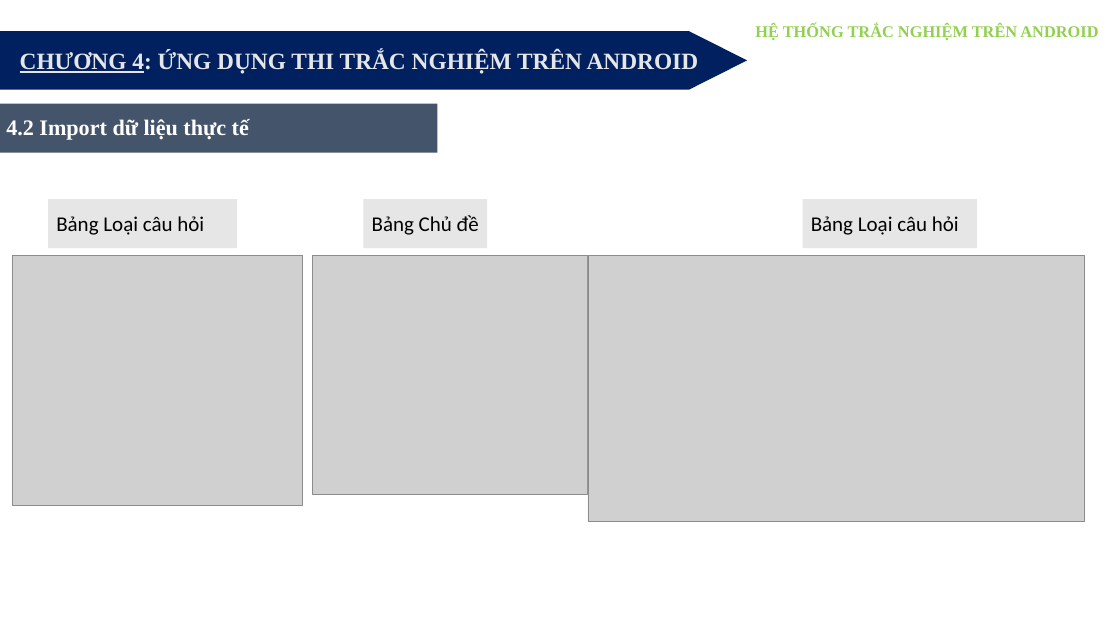
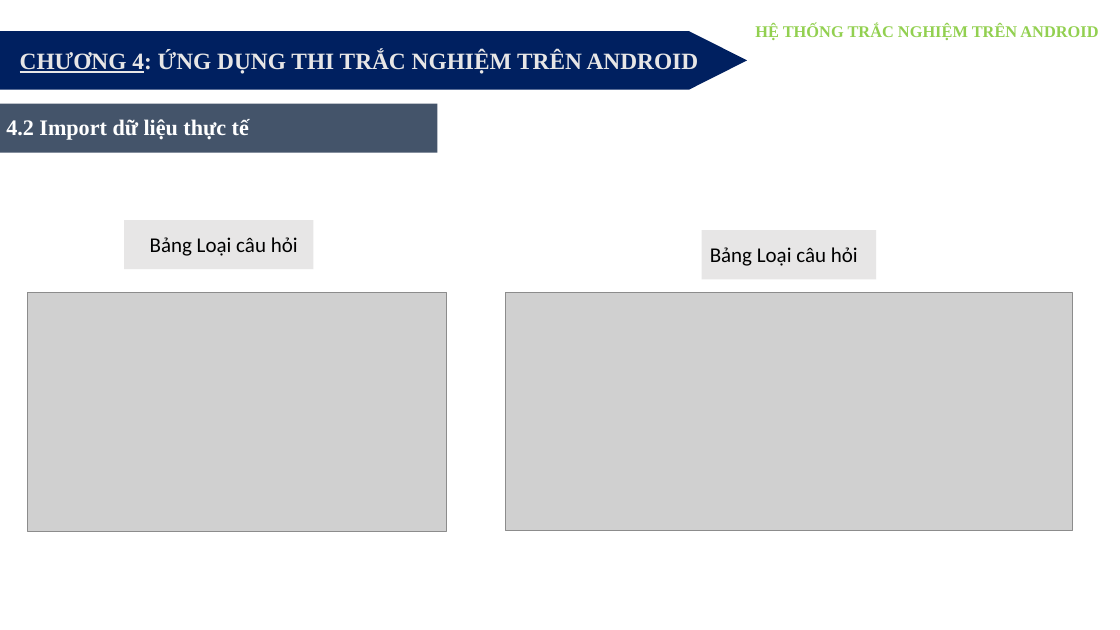
Before and after one commit to khanhcdt17/DoAnCoSo, a slide deck: slide 25 of WP.pptx (slide 24 before the commit). Drawn at 1120x630 pixels with LibreOffice and Linux fonts; fonts in the diff are those of the drawing; grey boxes stand for pictures. Boxes give left, top, right and bottom in pixels: in the first picture for what was removed or moved away, otherwise in the second. Text is boxed around its words. In the diff, an @@ line names an element or a change of style, - is before the commit and + after.

```diff
--- a/WP.pptx
+++ b/WP.pptx
@@ rectangle removed at [364, 199, 487, 248] @@
@@ rectangle: place and size @@
-rectangle at [48, 199, 237, 248]
+rectangle at [124, 220, 313, 269]
@@ text "Bảng Loại câu hỏi": place and size @@
-text "Bảng Loại câu hỏi" at [56, 216, 204, 235]
+text "Bảng Loại câu hỏi" at [150, 237, 298, 256]
@@ text removed at [372, 215, 479, 235] @@
-Bảng Chủ đề
@@ text "Bảng Loại câu hỏi": place and size @@
-text "Bảng Loại câu hỏi" at [811, 216, 959, 235]
+text "Bảng Loại câu hỏi" at [710, 247, 858, 266]
@@ rectangle: place and size @@
-rectangle at [802, 199, 977, 248]
+rectangle at [702, 230, 876, 279]
@@ picture removed at [313, 256, 588, 495] @@
@@ picture: place and size @@
-picture at [13, 256, 303, 506]
+picture at [28, 292, 447, 531]
@@ picture: place and size @@
-picture at [588, 256, 1086, 523]
+picture at [506, 292, 1073, 530]
```
Also in this commit, not shown: 1 other slide changed, 2 slides added, 31 other files.
